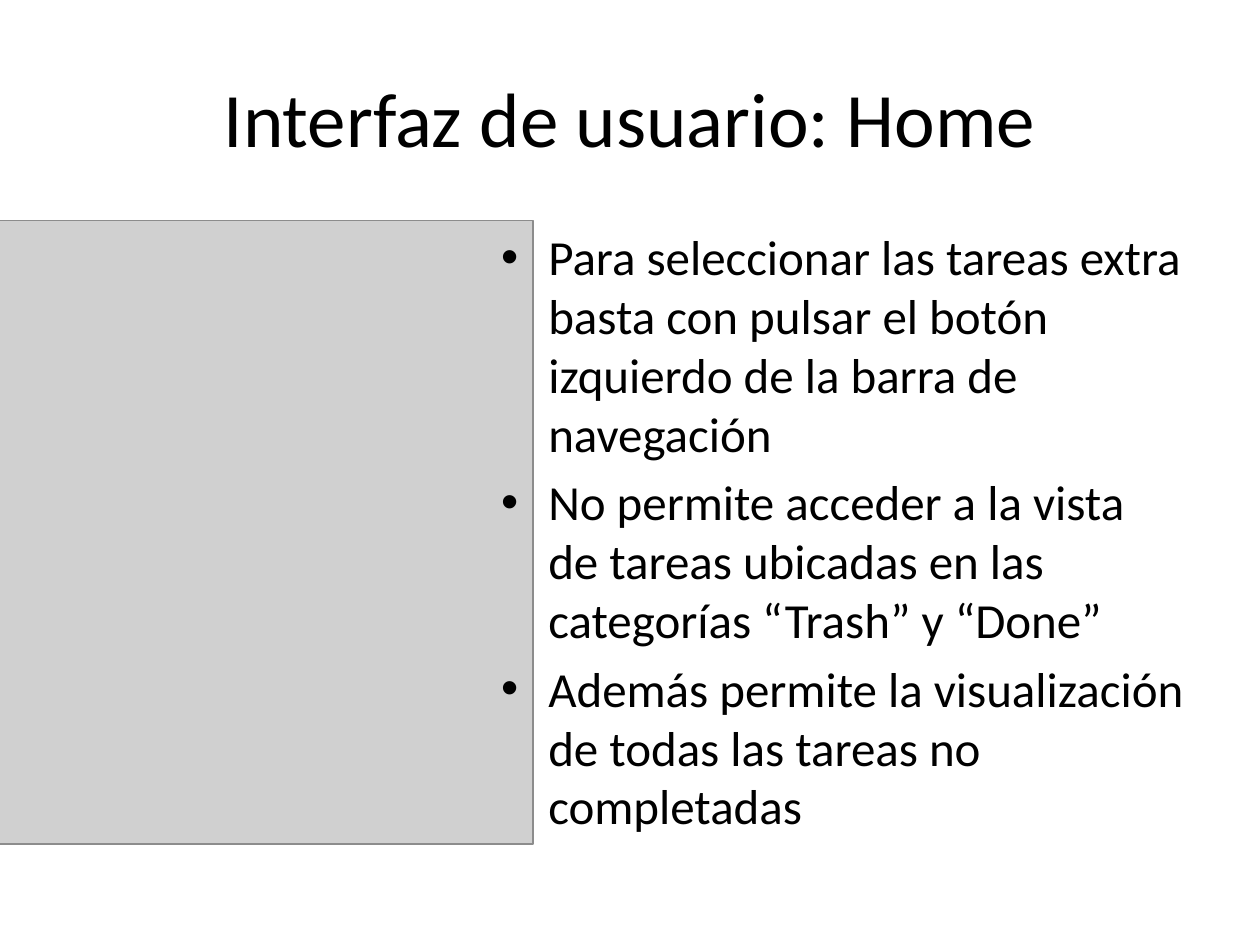
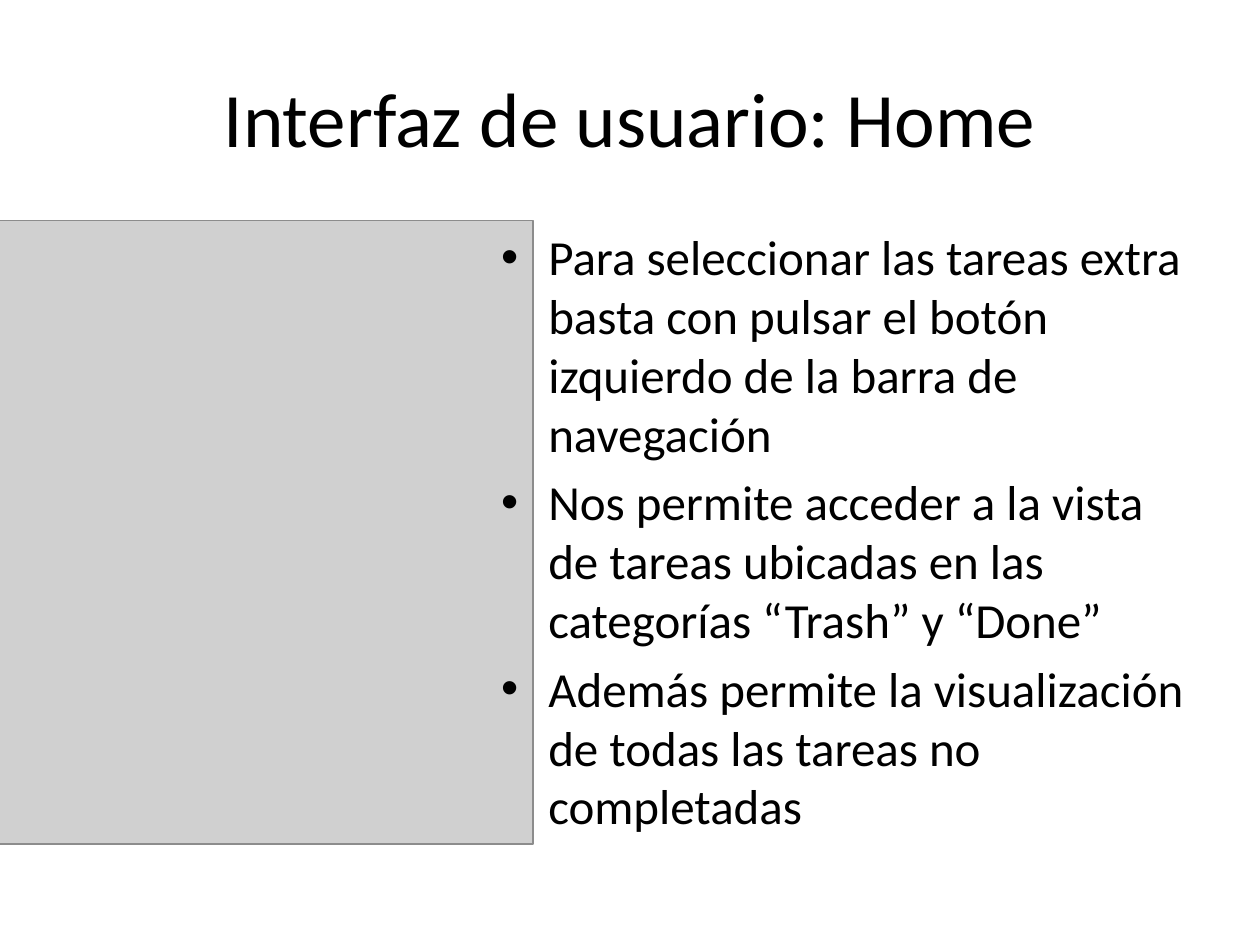
Before and after one commit to Moliholy/DSDM_iPhone, a slide deck: slide 12 of presentacion.pptx. Drawn at 1260x945 pixels with LibreOffice and Linux fonts; fonts in the diff are those of the drawing; grey boxes stand for pictures. Boxes give left, top, right and bottom in pixels: in the first picture for what was removed or moved away, otherwise in the second. Text is boxed around its words. In the diff, an @@ line names an element or a change of style, - is before the commit and + after.

```diff
--- a/presentacion.pptx
+++ b/presentacion.pptx
@@ text at [548, 486, 1143, 647]: text changed @@
-• No permite acceder a la vista de tareas ubicadas en las categorías “Trash” y “Done”
+• Nos permite acceder a la vista de tareas ubicadas en las categorías “Trash” y “Done”
```
Also in this commit, not shown: 1 other slide changed, 1 other file.
